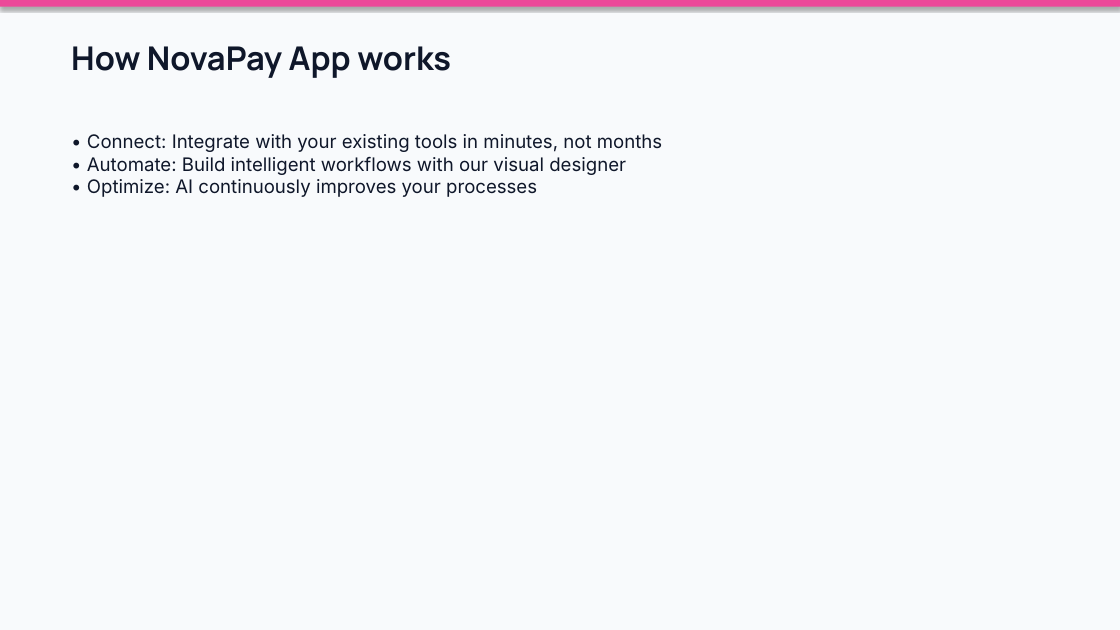
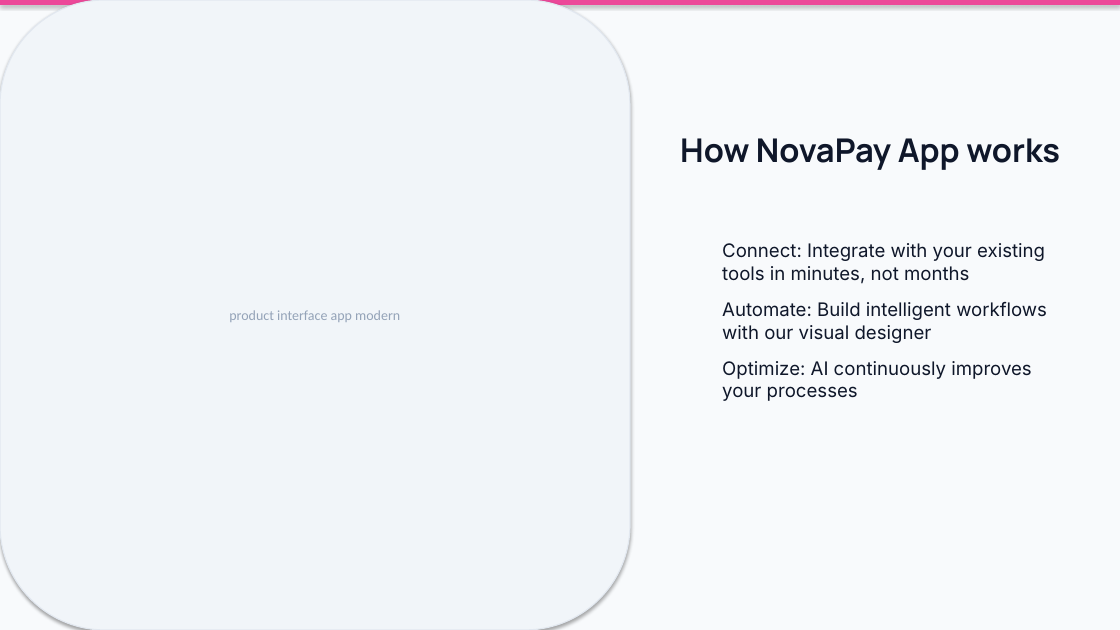
Before and after one commit to sunchaokun/PPT-Design-Skill, a slide deck: slide 4 of examples/04-tech-startup-launch.pptx. Drawn at 1120x630 pixels with LibreOffice and Linux fonts; fonts in the diff are those of the drawing. Boxes give left, top, right and bottom in pixels: in the first picture for what was removed or moved away, otherwise in the second. Text is boxed around its words. In the diff, an @@ line names an element or a change of style, - is before the commit and + after.

Commit message:
feat: professional PPT layout and visual polish
Layout improvements:
- Left accent bar on content slides for visual anchor
- Title underline decoration (accent color) below headings
- Accent bar on title and CTA slides
- Proper bullet spacing: each bullet is a separate paragraph with 8pt spacing
- Side visual area (right 40%) for image placement on content slides

Layout mapping improvements:
- solution → three-column-cards (was content-with-title)
- testimonials/social-proof → quote layout
- pricing/offer → cta-closing layout
- product → image-plus-text layout
- financial → chart-focus layout

Card rendering:
- Cards now have accent color top bar inside card
- Left-aligned text (was center) for readability
- Rounded rect containers with border

Metric rendering:
- Metrics now in rounded rect card containers
- Background fill (muted color) with border
- Value (40pt bold accent) + label (12pt muted) centered in card

Quote slide:
- Large decorative opening quote mark (accent color, 72pt)
- Left-aligned quote text (22pt) and author (14pt semibold)

Image placeholder:
- Rounded rect with border (was plain rect)
- Hint text without [图片:] prefix

CTA button:
- Cleaner text (no brackets)
- Enhanced shadow (8pt blur, 20% alpha)

```diff
--- a/examples/04-tech-startup-launch.pptx
+++ b/examples/04-tech-startup-launch.pptx
@@ rounded rectangle added at box(0, 0, 630, 630), fill #F1F5F9, outline #E2E8F0 1 pt, 12 pt, text #94A3B8 @@
+product interface app modern
@@ text "How NovaPay App works": place and size @@
-text "How NovaPay App works" at box(71, 46, 451, 78)
+text "How NovaPay App works" at box(680, 138, 1060, 170)
@@ text at box(722, 243, 1047, 401): text changed @@
-• Connect: Integrate with your existing tools in minutes, not months
-• Automate: Build intelligent workflows with our visual designer
-• Optimize: AI continuously improves your processes
+  Connect: Integrate with your existing tools in minutes, not months
+  Automate: Build intelligent workflows with our visual designer
+  Optimize: AI continuously improves your processes
```
Also in this commit, not shown: 11 other slides changed, 8 other files.
